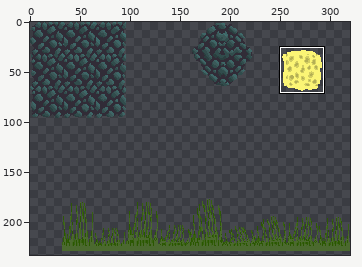
Pixel-art file: img/tilemap.aseprite. The picture above shows the old version from afar; the outline marks the close-up.
Close-up. First the earlier version:
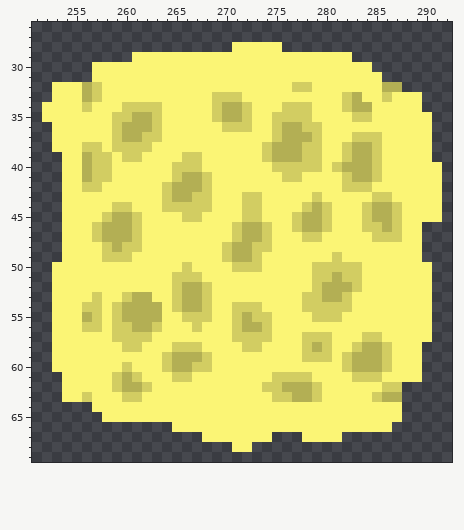
320x240 pixels, 1 frame. Shown: x 251..292, y 26..69. The wide view leaves out empty margins. The commit also changed other parts of the picture, which this record leaves out.
And afterwards:
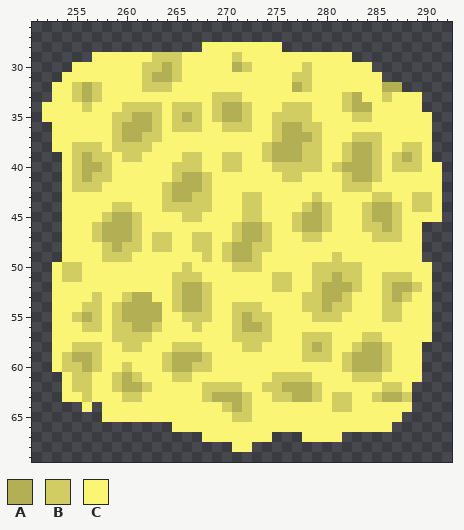
Palette (. is transparent): A #b3af54  B #d2cd62  C #fbf575
From old to new:
Changed rows in their new state; - is an unchanged pixel.
first column x 254:
28 --------------CCC--------------------
29 ---CCCC--BBB-----B-------------------
30 -CC-----BBAB-----AB-----B------------
31 CCC-----BAAB-----------BB------------
32 -B------BBB------------A-------------
33 -B-----------------------------------
34 -----------BBB-----------------------
35 -----------BAB-----------------------
36 -----------BBB-----------------------
38 -B--------------------------------BB-
39 -B--------------BB---------------BAB-
40 -B-A------------BB---------------BBB-
41 -B-----------------------------------
42 -B-----------------------------------
43 -----------------------------------BB
44 -----------------------------------BB
47 ---------BB--BB----------------------
48 ---------BB--BB----------------------
49 --------------B----------------------
50 BB-----------------------------------
51 BB-------------------BB---------BBB--
52 ---------------------BB---------BAAB-
53 --------------------------------BAB--
54 --------------------------A-----BB---
55 -B------------------------------BB---
58 -BBB---------------------------------
59 BAAB---------------------------------
60 BBAB---------------------------------
61 -BB----------------------------------
62 -BB-----------BBBB----------------C--
63 --------------BAAAB--------BB-----B--
64 --C.------------BAB--------BB-----C--
65 -----------------BB------------------
